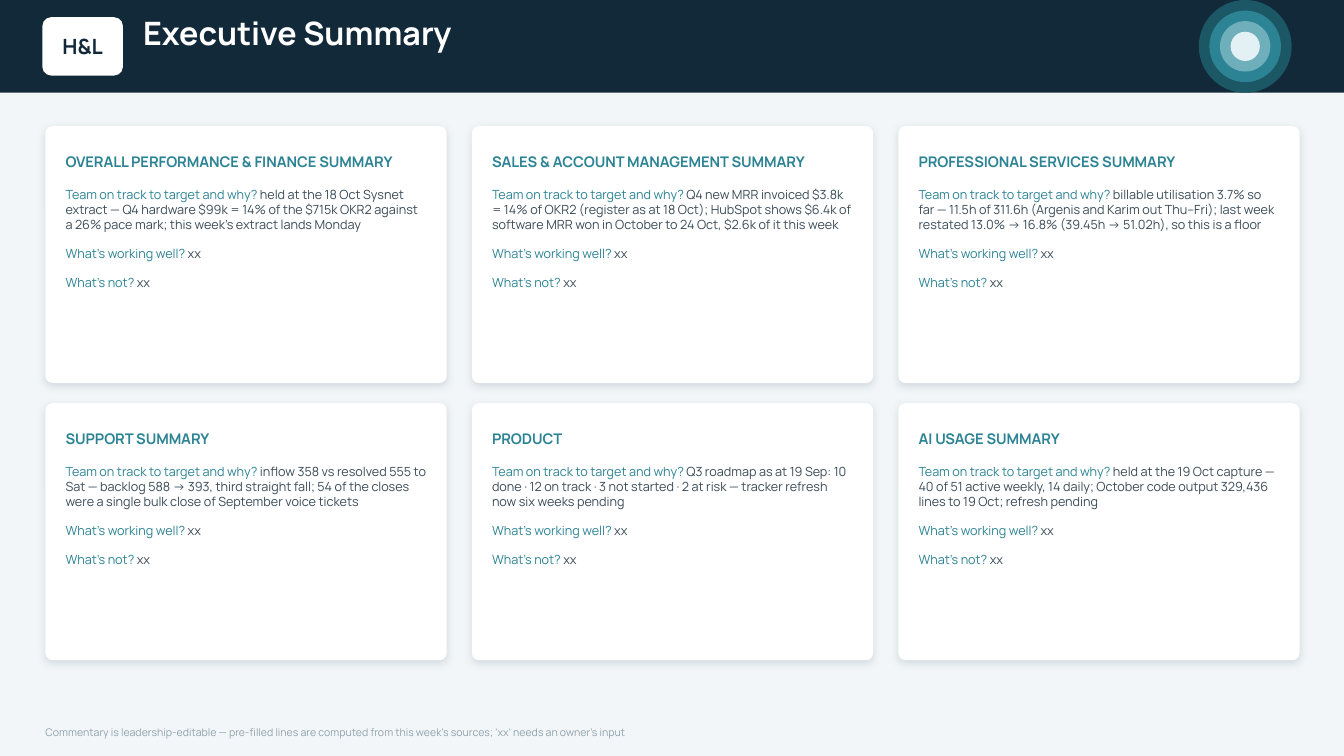
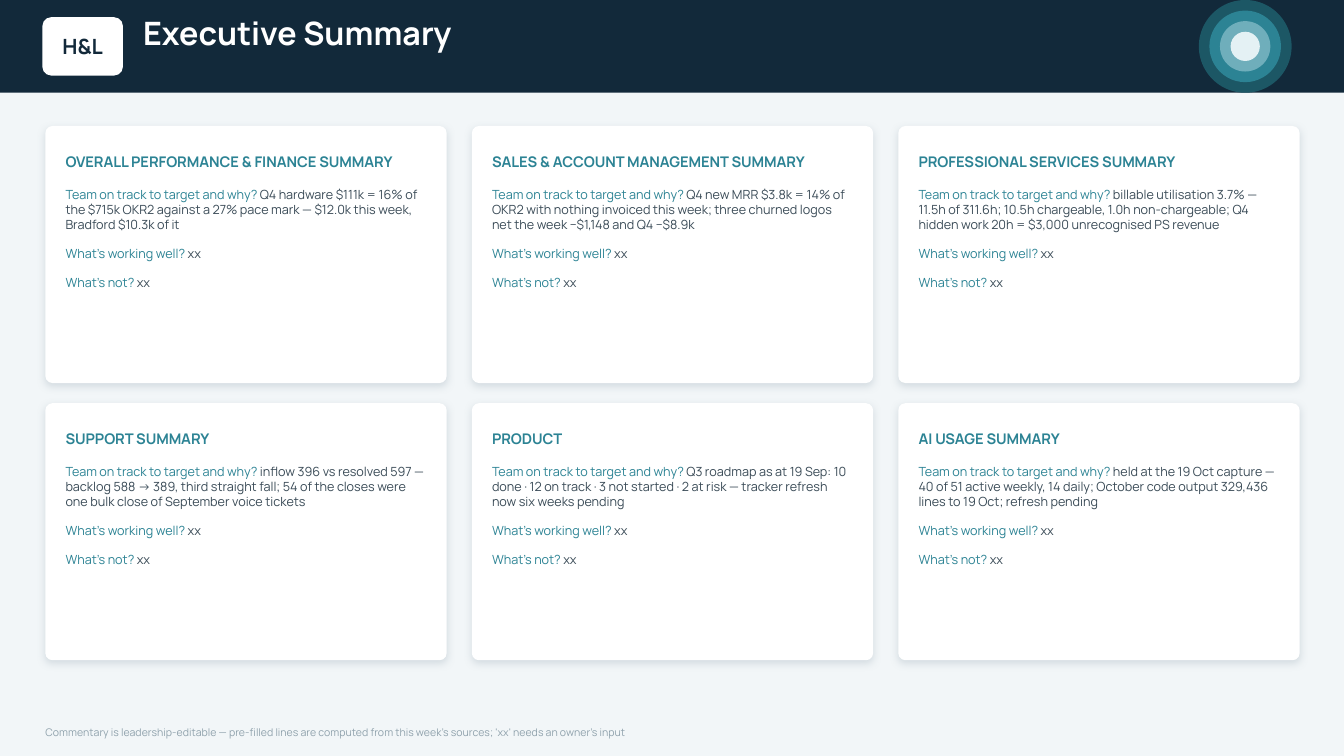
Before and after one commit to ihorner-hl/leadership-reporting, a slide deck: slide 3 of exec-deck/output/H&L Weekly Update - WC 19 Oct 2026.pptx. Drawn at 1344x756 pixels with LibreOffice and Linux fonts; fonts in the diff are those of the drawing. Boxes give left, top, right and bottom in pixels: in the first picture for what was removed or moved away, otherwise in the second. Text is boxed around its words. In the diff, an @@ line names an element or a change of style, - is before the commit and + after.

```diff
--- a/exec-deck/output/H&L Weekly Update - WC 19 Oct 2026.pptx
+++ b/exec-deck/output/H&L Weekly Update - WC 19 Oct 2026.pptx
@@ text at (66, 188, 417, 230): text changed @@
-Team on track to target and why? held at the 18 Oct Sysnet extract — Q4 hardware $99k = 14% of the $715k OKR2 against a 26% pace mark; this week's extract lands Monday
+Team on track to target and why? Q4 hardware $111k = 16% of the $715k OKR2 against a 27% pace mark — $12.0k this week, Bradford $10.3k of it
@@ text at (492, 188, 845, 231): text changed @@
-Team on track to target and why? Q4 new MRR invoiced $3.8k = 14% of OKR2 (register as at 18 Oct); HubSpot shows $6.4k of software MRR won in October to 24 Oct, $2.6k of it this week
+Team on track to target and why? Q4 new MRR $3.8k = 14% of OKR2 with nothing invoiced this week; three churned logos net the week −$1,148 and Q4 −$8.9k
@@ text at (919, 189, 1249, 232): text changed @@
-Team on track to target and why? billable utilisation 3.7% so far — 11.5h of 311.6h (Argenis and Karim out Thu–Fri); last week restated 13.0% → 16.8% (39.45h → 51.02h), so this is a floor
+Team on track to target and why? billable utilisation 3.7% — 11.5h of 311.6h; 10.5h chargeable, 1.0h non-chargeable; Q4 hidden work 20h = $3,000 unrecognised PS revenue
@@ text at (66, 466, 411, 509): text changed @@
-Team on track to target and why? inflow 358 vs resolved 555 to Sat — backlog 588 → 393, third straight fall; 54 of the closes were a single bulk close of September voice tickets
+Team on track to target and why? inflow 396 vs resolved 597 — backlog 588 → 389, third straight fall; 54 of the closes were one bulk close of September voice tickets
```
Also in this commit, not shown: 4 other slides changed, 1 other file.
